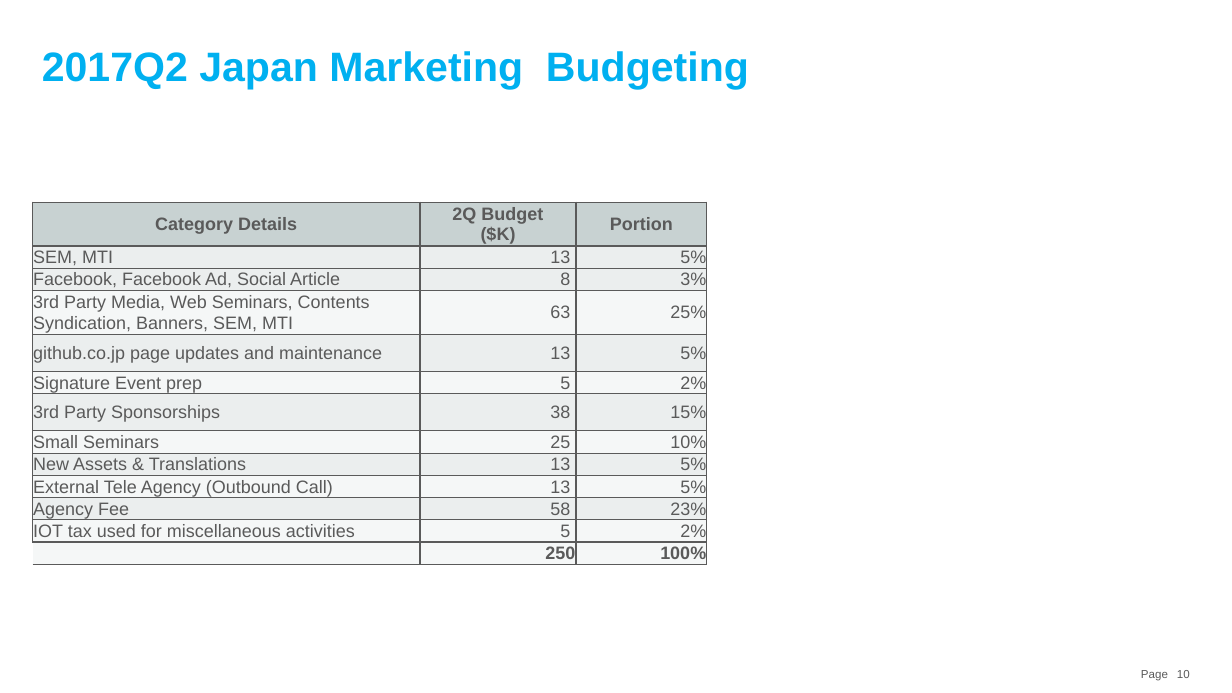
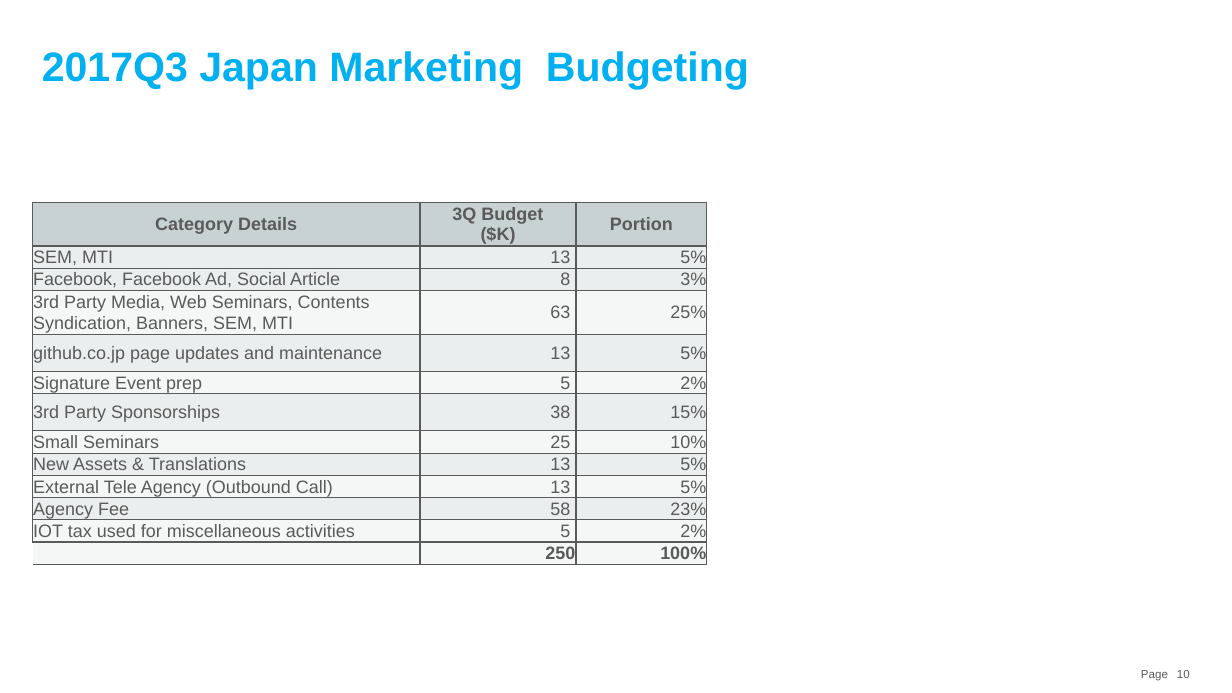
Before and after one commit to souebina/GitHub-Japan-Marketing-Plan, a slide deck: slide 10 of GitHub Japan Marketing Strategy.pptx. Drawn at 1232x693 pixels with LibreOffice and Linux fonts; fonts in the diff are those of the drawing. Boxes give left, top, right and bottom in pixels: in the first picture for what was removed or moved away, otherwise in the second. Text is boxed around its words. In the diff, an @@ line names an element or a change of style, - is before the commit and + after.

```diff
--- a/GitHub Japan Marketing Strategy.pptx
+++ b/GitHub Japan Marketing Strategy.pptx
@@ title at (x1=42, y1=51, x2=749, y2=89): text changed @@
-2017Q2 Japan Marketing Budgeting
+2017Q3 Japan Marketing Budgeting
@@ table at (x1=32, y1=202, x2=707, y2=565) @@
-row 1, column 2: 2Q Budget ($K)
+row 1, column 2: 3Q Budget ($K)
```
Also in this commit, not shown: 6 other slides changed.
